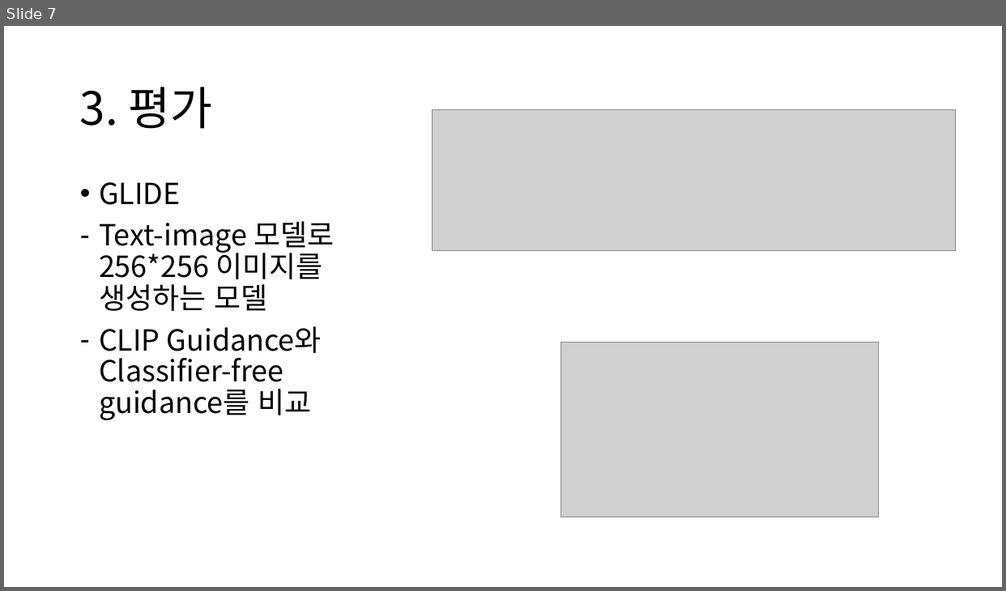
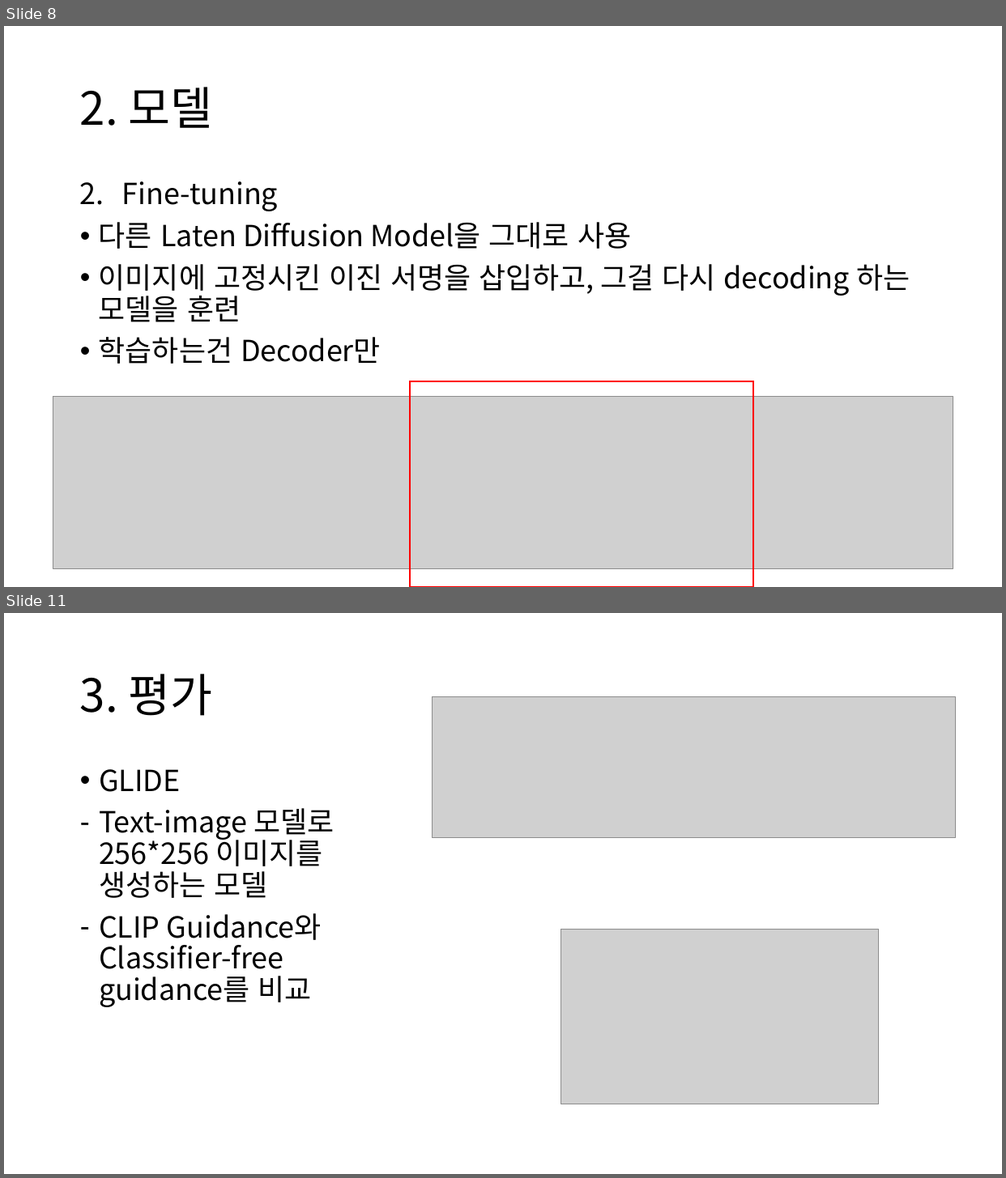
Before and after one commit to chroion/paper-review, a slide deck: The Stable Signature Rooting Watermarks in Latent Diffusion Models/Rooting Watermarks in Latent Diffusion Models.pptx. Shown one above the other, each under a label of ours: slide 7 before the commit, slides 8 and 11 after it; the slides between them are not shown. The pictures are 1006x591 and 1006x1178 pixels, drawn with LibreOffice and Linux fonts; fonts in the diff are those of the drawing; grey boxes stand for pictures. Boxes give left, top, right and bottom in pixels: in the first picture for what was removed or moved away, otherwise in the second. Text is boxed around its words. In the diff, an @@ line names an element or a change of style, - is before the commit and + after.

```diff
--- a/The Stable Signature Rooting Watermarks in Latent Diffusion Models/Rooting Watermarks in Latent Diffusion Models.pptx
+++ b/The Stable Signature Rooting Watermarks in Latent Diffusion Models/Rooting Watermarks in Latent Diffusion Models.pptx
@@ slide 8 added at <box>4,26,1002,587</box>, background #FFFFFF @@
@@ title added at <box>80,87,213,128</box>, 44 pt, text #000000 @@
+2. 모델
@@ text added at <box>99,182,910,364</box>, 28 pt, text #000000 @@
+2. Fine-tuning
+• 다른 Laten Diffusion Model을 그대로 사용
+• 이미지에 고정시킨 이진 서명을 삽입하고, 그걸 다시 decoding 하는 모델을 훈련
+• 학습하는건 Decoder만
@@ rectangle added at <box>410,382,753,587</box>, outline #FF0000 1.5 pt @@
@@ picture added at <box>53,396,953,569</box> @@
@@ what was slide 7 is now slide 11 @@
```
Also in this commit, not shown: 3 slides changed, 3 other slides added, 3 other files.
